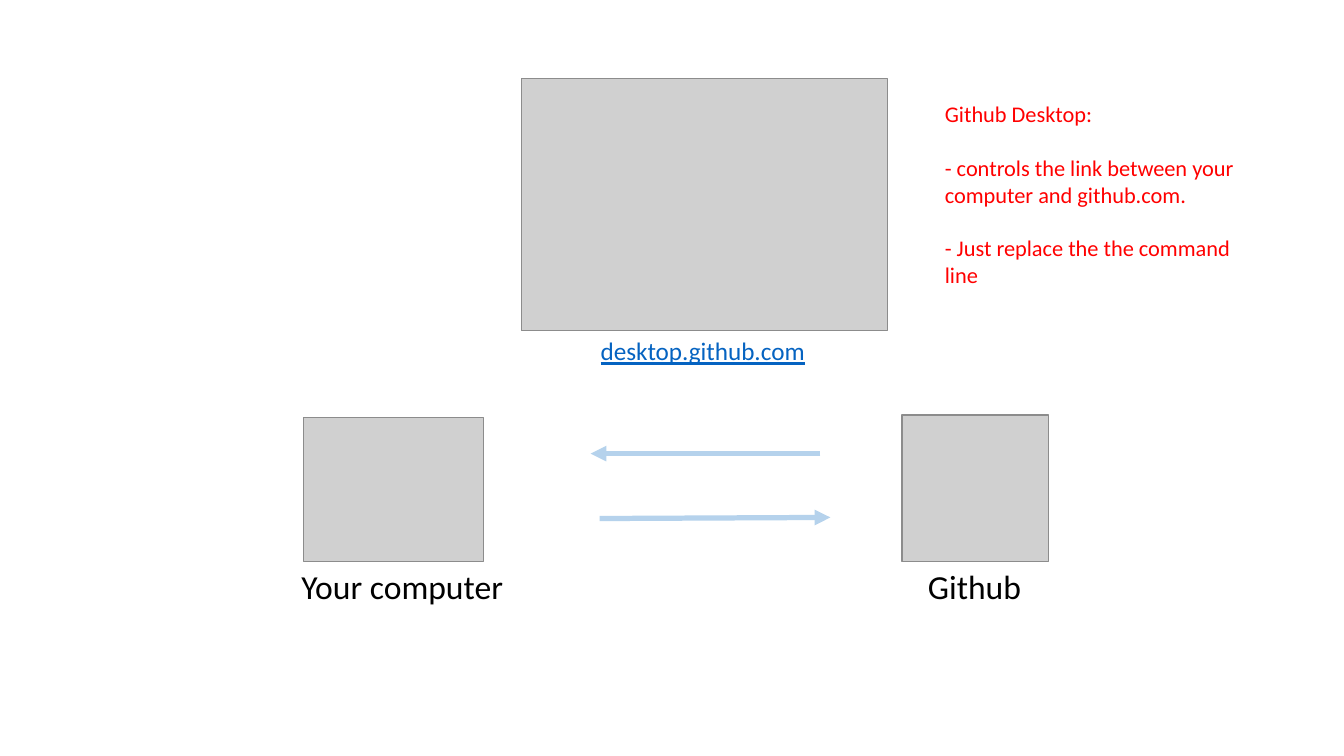
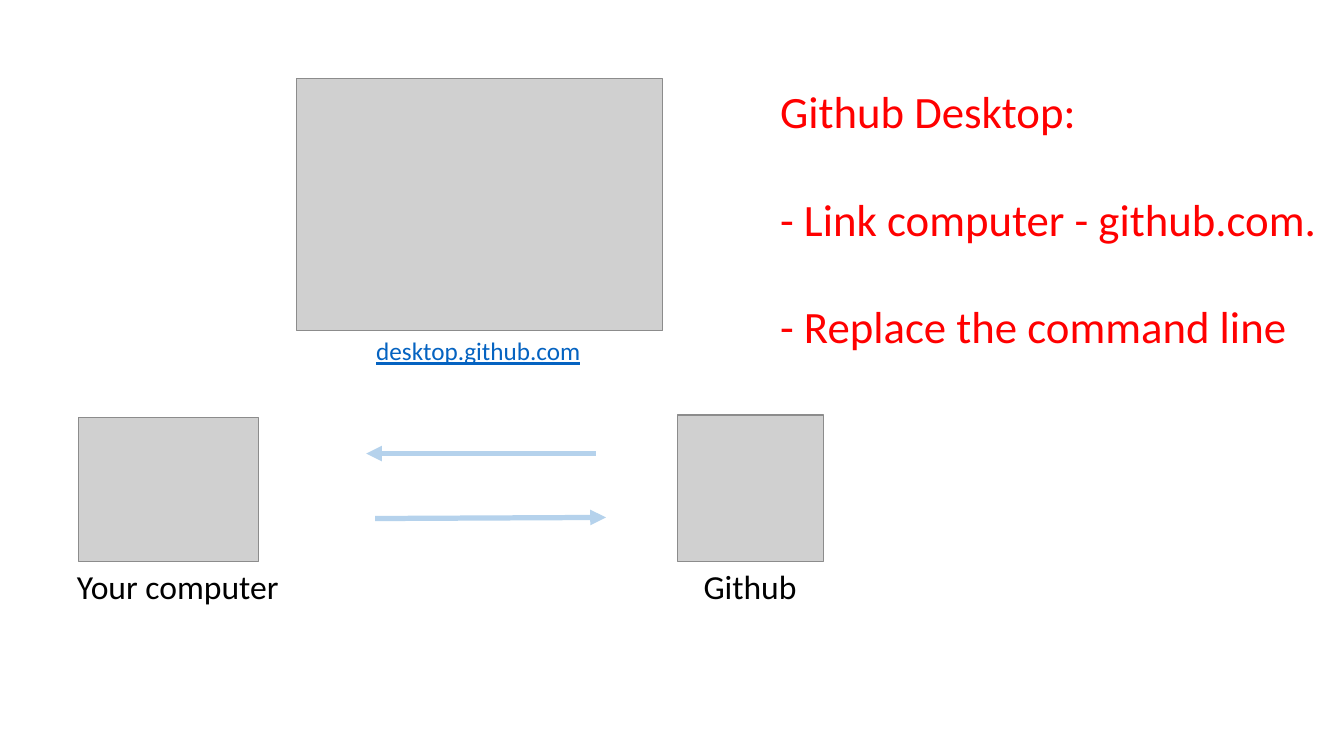
Before and after one commit to holtzy/Teaching, a slide deck: slide 10 of Intro_Github.pptx. Drawn at 1344x756 pixels with LibreOffice and Linux fonts; fonts in the diff are those of the drawing; grey boxes stand for pictures. Boxes give left, top, right and bottom in pixels: in the first picture for what was removed or moved away, otherwise in the second. Text is boxed around its words. In the diff, an @@ line names an element or a change of style, - is before the commit and + after.

```diff
--- a/Intro_Github.pptx
+++ b/Intro_Github.pptx
@@ text "Github Desktop:": place and size @@
-text "Github Desktop:" at (945,106,1233,283)
+text "Github Desktop:" at (780,97,1315,351)
@@ text at (780,97,1075,136): size 16 to 32 pt in "Github Desktop:" @@
@@ text at (804,205,1315,351): text changed; size 16 to 32 pt @@
-- controls the link between your computer and github.com.
-- Just replace the the command line
+- Link computer - github.com.
+- Replace the command line
@@ 3 pictures, 3 texts, 2 arrows: place and size @@
-3 pictures, 3 texts, 2 arrows at (301,79,1049,605)
+3 pictures, 3 texts, 2 arrows at (77,79,824,605)
```
Also in this commit, not shown: 2 other slides changed, 7 slides added, 3 slides removed, 1 other file.
